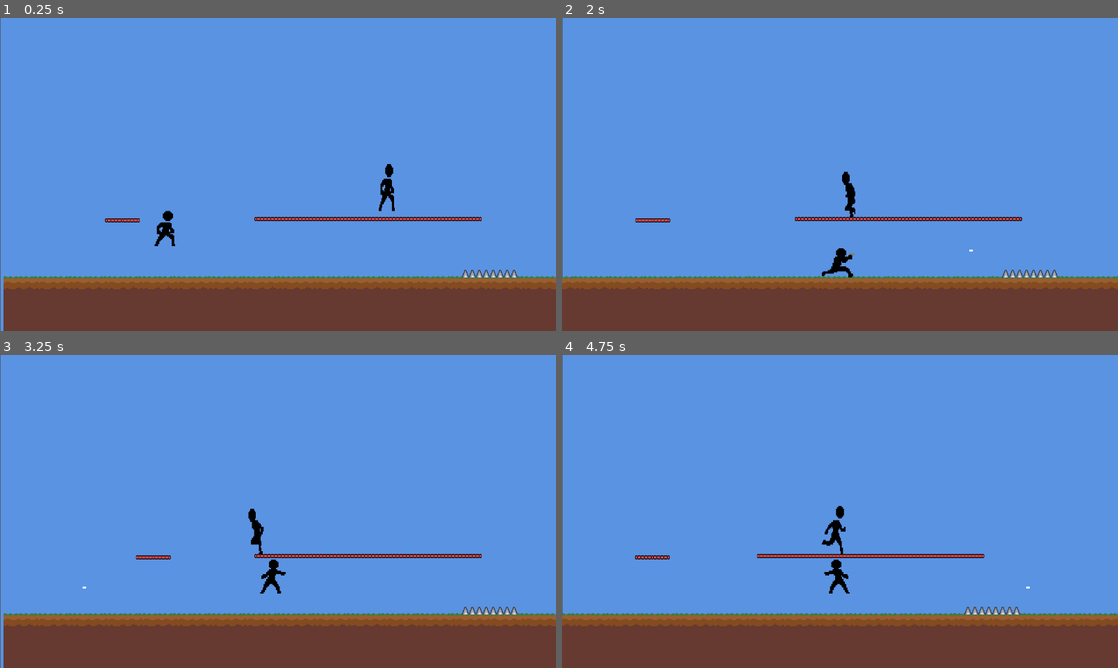
Above: before the commit, frames 1-4 (two rows, left to right).
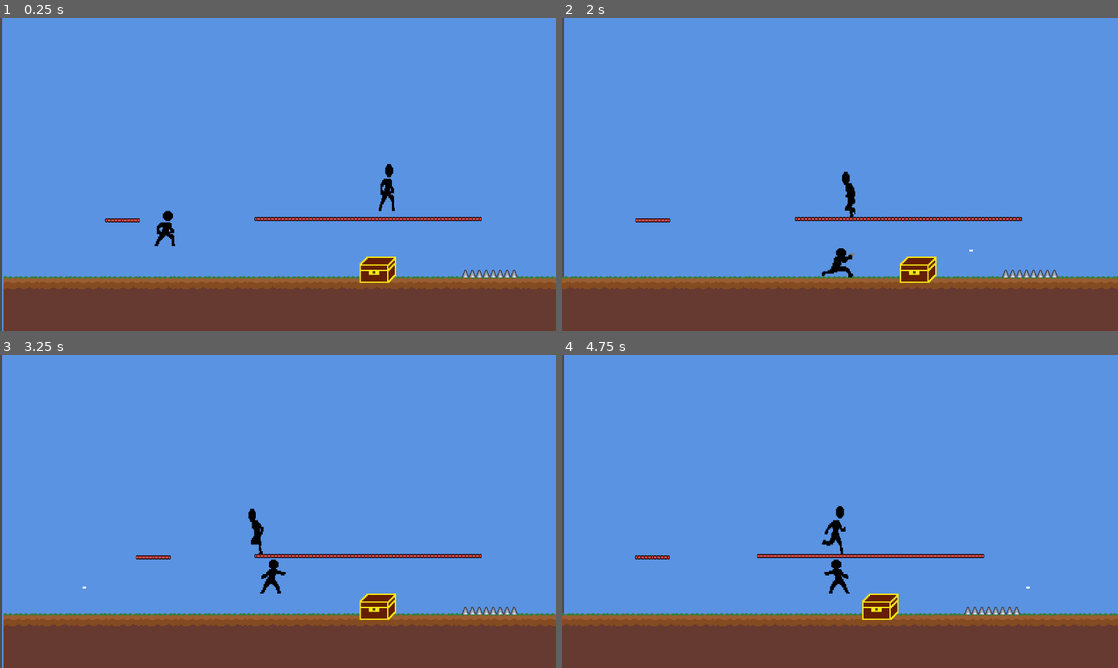
Above: after the commit, the same moments.

Repository: jhonatancunha/godot-game
Game: Godot game, scene res://Levels/level1.tscn
The game is run twice, just before and just after one commit, with the same random seed, the same clock (stepped at 60 frames per second) and the same inputs. This scene is started directly instead of the project's main scene.
Inputs:
- Up to frame 1 (0.25 s): no input
- Up to frame 2 (2 s): hold Right (right) from 0.53 s (still down); tap S (fire) at 0.6 s; tap Space (jump) at 0.77, 1.52 s; tap A (punch) at 1.35 s
- Up to frame 3 (3.25 s): release Right (right) at 2.03 s; hold Left (left) 2.03-2.78 s; tap S (fire) at 2.1 s; hold Right (right) from 2.78 s (still down); tap A (punch) at 2.85 s; tap Space (jump) at 3.02 s
- Up to frame 4 (4.75 s): tap S (fire) at 3.6 s; tap Space (jump) at 3.77, 4.52 s; release Right (right) at 4.28 s; hold Left (left) from 4.28 s (still down); tap A (punch) at 4.35 s

The runs differ from the first frame. In frame 1, 0.9% of the frame differs, in the area x 0-72%, y 0-100%; in frame 2, 0.8%; in frame 3, 0.9%; in frame 4, 0.8%.

Commit message:
feat: Criando baú do tesouro que aumenta health

Diff:
--- /dev/null
+++ b/ItemBox/item_box.gd
@@ -0,0 +1,19 @@
+extends Node2D
+
+var opened = false
+
+# Called when the node enters the scene tree for the first time.
+func _ready() -> void:
+	pass # Replace with function body.
+
+
+# Called every frame. 'delta' is the elapsed time since the previous frame.
+func _process(delta: float) -> void:
+	pass
+
+
+func _on_area_2d_area_entered(area: Area2D) -> void:
+	if area.is_in_group("damage_area"):
+		if not opened:
+			opened = true
+			area.get_parent().increase_health()
--- /dev/null
+++ b/ItemBox/item_box.tscn
@@ -0,0 +1,23 @@
+[gd_scene load_steps=4 format=3 uid="uid://btopemn7cld2t"]
+
+[ext_resource type="Texture2D" uid="uid://cayfag6l7elm3" path="res://ItemBox/New Piskel.png" id="1_kxa7b"]
+[ext_resource type="Script" path="res://ItemBox/item_box.gd" id="1_opd25"]
+
+[sub_resource type="RectangleShape2D" id="RectangleShape2D_cptfj"]
+size = Vector2(84, 60)
+
+[node name="ItemBox" type="Node2D"]
+script = ExtResource("1_opd25")
+
+[node name="Sprite2D" type="Sprite2D" parent="."]
+scale = Vector2(3, 3)
+texture = ExtResource("1_kxa7b")
+hframes = 2
+
+[node name="Area2D" type="Area2D" parent="."]
+
+[node name="CollisionShape2D" type="CollisionShape2D" parent="Area2D"]
+position = Vector2(-6, 15)
+shape = SubResource("RectangleShape2D_cptfj")
+
+[connection signal="area_entered" from="Area2D" to="." method="_on_area_2d_area_entered"]
--- a/Levels/level1.tscn
+++ b/Levels/level1.tscn
@@ -8,6 +8,7 @@
 [ext_resource type="PackedScene" uid="uid://b4e70m8gear3i" path="res://Camera2D/camera_2d.tscn" id="4_0m6wt"]
 [ext_resource type="PackedScene" uid="uid://cr07u451dalw0" path="res://Traps/Spike/spike.tscn" id="6_2yeux"]
 [ext_resource type="PackedScene" uid="uid://c8hnlsk5h60yf" path="res://Terrain/MovingPlatform/MovingPlatform.tscn" id="7_ns7om"]
+[ext_resource type="PackedScene" uid="uid://btopemn7cld2t" path="res://ItemBox/item_box.tscn" id="9_27u8p"]
 
 [sub_resource type="TileSetAtlasSource" id="TileSetAtlasSource_igheu"]
 texture = ExtResource("2_ybt7t")
@@ -137,7 +138,7 @@
 motion_mirroring = Vector2(1280, 0)
 
 [node name="Sprite2D" type="Sprite2D" parent="ParallaxBackground/Sky"]
-position = Vector2(1, -1)
+position = Vector2(5, -1)
 texture = ExtResource("2_fm5hr")
 centered = false
 
@@ -199,3 +200,6 @@
 
 [node name="MovingPlatform3" parent="." instance=ExtResource("7_ns7om")]
 position = Vector2(65, 466)
+
+[node name="ItemBox" parent="." instance=ExtResource("9_27u8p")]
+position = Vector2(668, 564)
--- a/Player/player.gd
+++ b/Player/player.gd
@@ -23,6 +23,7 @@
 var is_walking = true
 var is_attacking: bool = false
 var health: int = 3
+var is_moving_left: bool = true
 
 @onready var animationPlayer = $AnimationPlayer
 @onready var sprite = $Sprite2D
@@ -62,10 +63,6 @@
 			_qtd_jumps += 1
 			velocity.y = jump_velocity
 
-
-
-
-
 	# Get the input direction and handle the movement/deceleration.
 	# As good practice, you should replace UI actions with custom gameplay actions.
 	var direction := Input.get_axis("left", "right")
@@ -75,10 +72,12 @@
 
 
 	if Input.is_action_just_pressed("right"):
+		is_moving_left = false
 		$PunchArea2D/Colision.position.x = abs($PunchArea2D/Colision.position.x)
 		$Marker2D.position.x = 27
 
 	if Input.is_action_just_pressed("left"):
+		is_moving_left = true
 		$PunchArea2D/Colision.position.x = -abs($PunchArea2D/Colision.position.x)
 		$Marker2D.position.x = -27
 
@@ -115,7 +114,6 @@
 	if area.is_in_group("enemy"):
 		area.get_parent().take_damage()
 
-
 func _fire_bullet(dir):
 	if not can_fire:
 		return
@@ -142,10 +140,6 @@
 	if health <= 0:
 		die()
 
-
-
-#func _on_damage_area_2d_area_entered(area: Area2D) -> void:
-#	if area.is_in_group("attack_area"):
-#		print("TOMOU DANO")
-#		print(health)
-#		take_damage()
+func increase_health():
+	health += 3
+	print("AUMENTOU HEALTH ", health)
--- a/Player/player.tscn
+++ b/Player/player.tscn
@@ -150,6 +150,7 @@
 size = Vector2(27, 35)
 
 [node name="Player" type="CharacterBody2D" groups=["player"]]
+z_index = 1
 script = ExtResource("1_8skvs")
 
 [node name="CollisionShape2D" type="CollisionShape2D" parent="."]
Binary file added: ItemBox/New Piskel.png
Not shown, added: ItemBox/New Piskel.png.import
Not shown: 1 places in Levels/level1.tscn that only renumber resources
